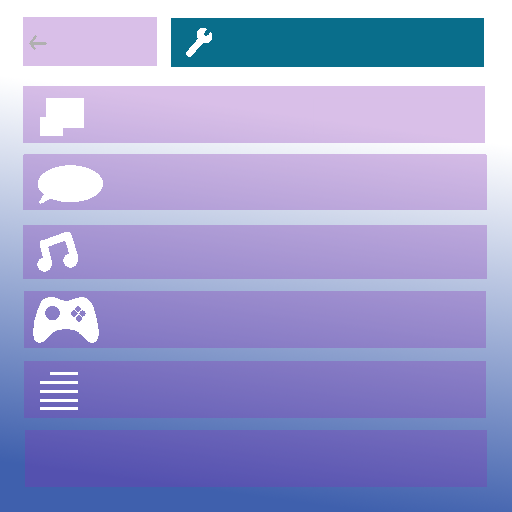
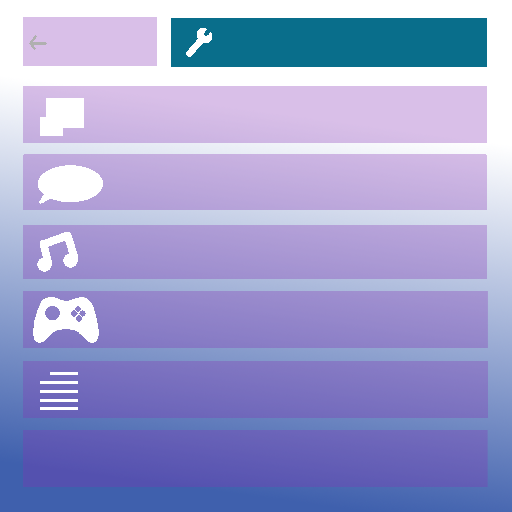
The second 512x512 image is a revision of the first. Changes to its layers:
painted on "Calque #1" over (484, 18, 487, 67)
added layer "Calque Copié #2" (31%) above "Calque" over (23, 291, 488, 348)
painted on "Calque" over (23, 86, 488, 487)
